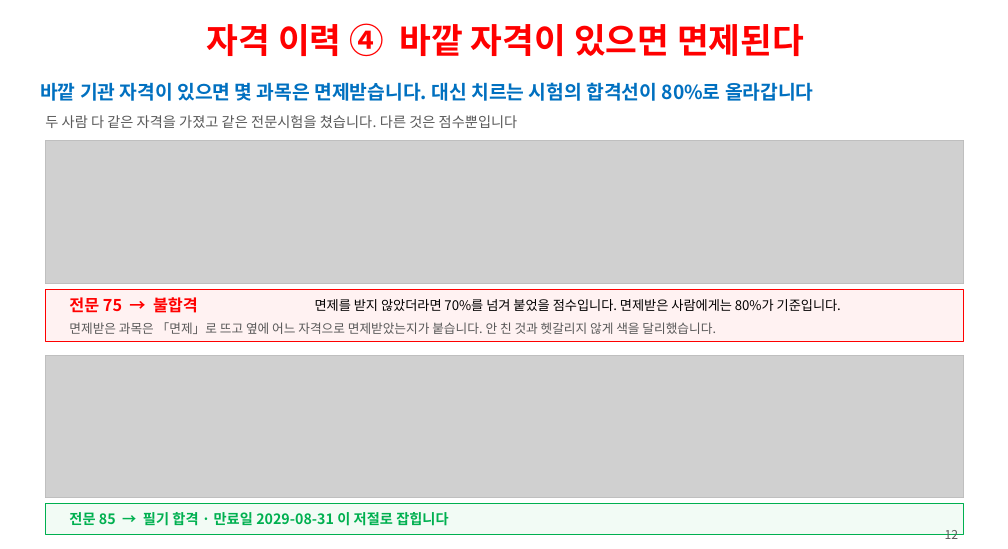
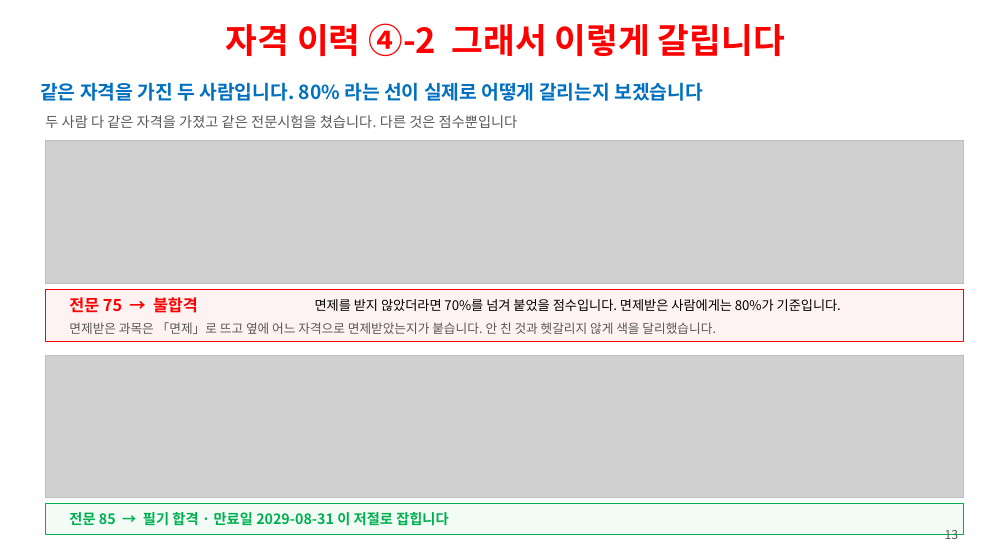
Before and after one commit to ys1277-sys/HIENDT-CBT, a slide deck: slide 13 of docs/발표자료-CBT-2026-08.pptx (slide 12 before the commit). Drawn at 1008x549 pixels with LibreOffice and Linux fonts; fonts in the diff are those of the drawing; grey boxes stand for pictures. Boxes give left, top, right and bottom in pixels: in the first picture for what was removed or moved away, otherwise in the second. Text is boxed around its words. In the diff, an @@ line names an element or a change of style, - is before the commit and + after.

```diff
--- a/docs/발표자료-CBT-2026-08.pptx
+++ b/docs/발표자료-CBT-2026-08.pptx
@@ text at box(226, 23, 785, 56): text changed @@
-자격 이력 ④ 바깥 자격이 있으면 면제된다
+자격 이력 ④-2 그래서 이렇게 갈립니다
@@ text at box(40, 82, 703, 101): text changed @@
-바깥 기관 자격이 있으면 몇 과목은 면제받습니다. 대신 치르는 시험의 합격선이 80%로 올라갑니다
+같은 자격을 가진 두 사람입니다. 80% 라는 선이 실제로 어떻게 갈리는지 보겠습니다
@@ text at box(945, 530, 958, 539): text changed @@
-12
+13
```
Also in this commit, not shown: 26 other slides changed, 1 slide added, 1 other file.
